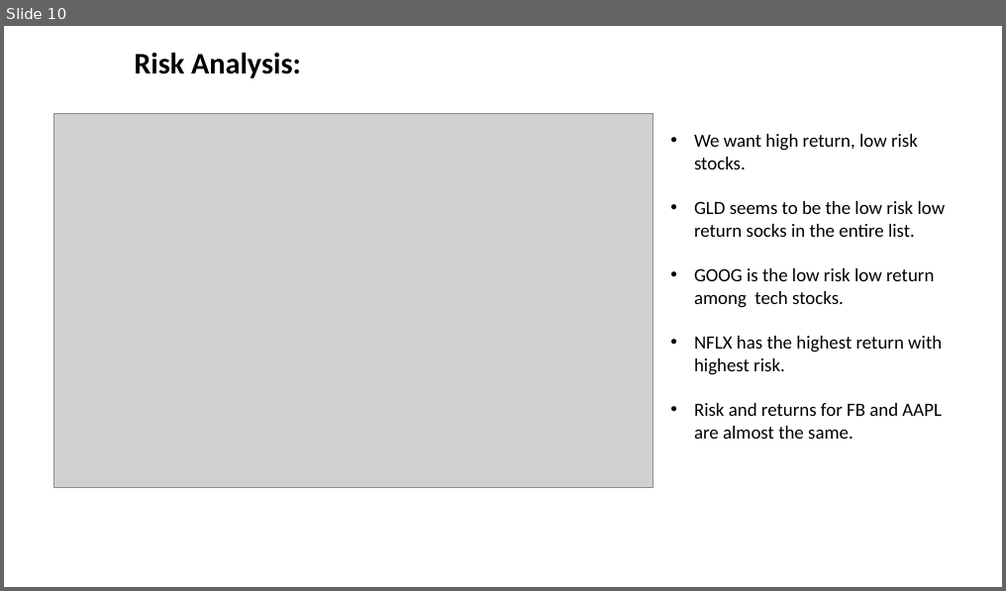
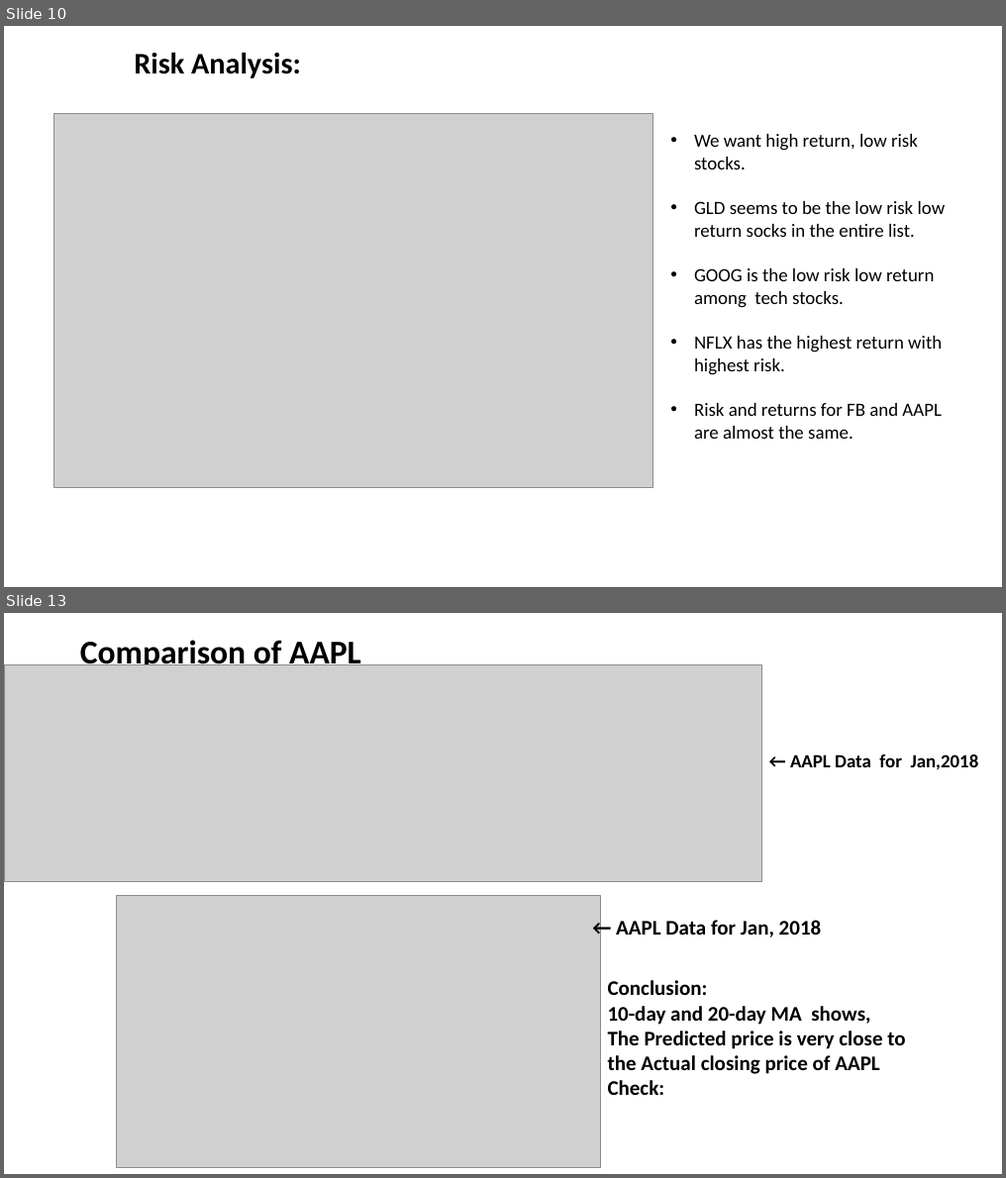
Before and after one commit to gayatripingale/Stocks-Project, a slide deck: Stock_Price_Analysis .pptx. Shown one above the other, each under a label of ours: slide 10 before the commit, slides 10 and 13 after it; the slides between them are not shown. The pictures are 1006x591 and 1006x1178 pixels, drawn with LibreOffice and Linux fonts; fonts in the diff are those of the drawing; grey boxes stand for pictures. Boxes give left, top, right and bottom in pixels: in the first picture for what was removed or moved away, otherwise in the second. Text is boxed around its words. In the diff, an @@ line names an element or a change of style, - is before the commit and + after.

```diff
--- a/Stock_Price_Analysis .pptx
+++ b/Stock_Price_Analysis .pptx
@@ slide 13 added at box(4, 613, 1002, 1174), background #FFFFFF @@
@@ title added at box(80, 636, 361, 671), 32 pt, text #000000, bold @@
+Comparison of AAPL
@@ picture added at box(4, 664, 761, 881) @@
@@ text added at box(790, 755, 979, 770), 18 pt, text #000000, bold @@
+← AAPL Data for Jan,2018
@@ picture added at box(116, 896, 601, 1167) @@
@@ text added at box(616, 920, 822, 938), 20 pt, text #000000, bold @@
+← AAPL Data for Jan, 2018
@@ text added at box(608, 980, 905, 1095), 20 pt, text #000000, bold @@
+Conclusion:
+10-day and 20-day MA shows,
+The Predicted price is very close to the Actual closing price of AAPL
+Check:
```
Also in this commit, not shown: 3 slides changed, 5 other slides added, 1 slide removed, 26 other files.
